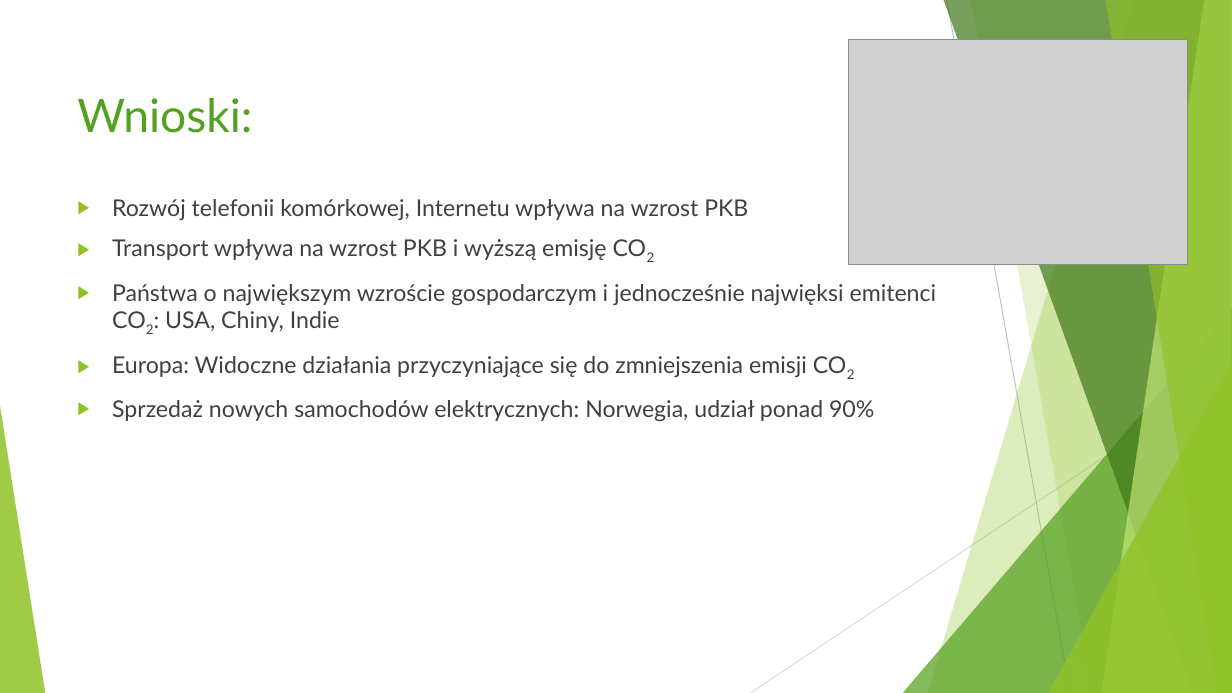
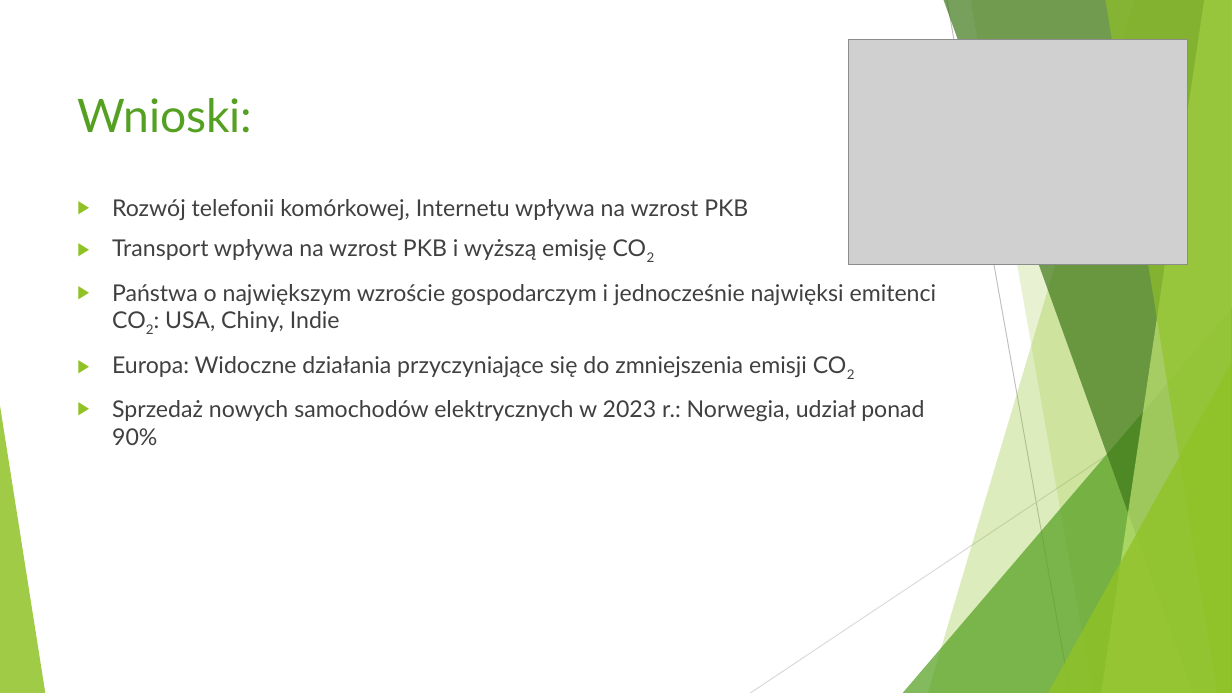
Before and after one commit to MartaJac/Technologia-vs-GDP-Team, a slide deck: slide 10 of Technologia vs GDP.pptx. Drawn at 1232x693 pixels with LibreOffice and Linux fonts; fonts in the diff are those of the drawing; grey boxes stand for pictures. Boxes give left, top, right and bottom in pixels: in the first picture for what was removed or moved away, otherwise in the second. Text is boxed around its words. In the diff, an @@ line names an element or a change of style, - is before the commit and + after.

```diff
--- a/Technologia vs GDP.pptx
+++ b/Technologia vs GDP.pptx
@@ text at (112, 400, 924, 445): text changed @@
-▶ Sprzedaż nowych samochodów elektrycznych: Norwegia, udział ponad 90%
+▶ Sprzedaż nowych samochodów elektrycznych w 2023 r.: Norwegia, udział ponad 90%
```
Also in this commit, not shown: 1 other slide changed.
